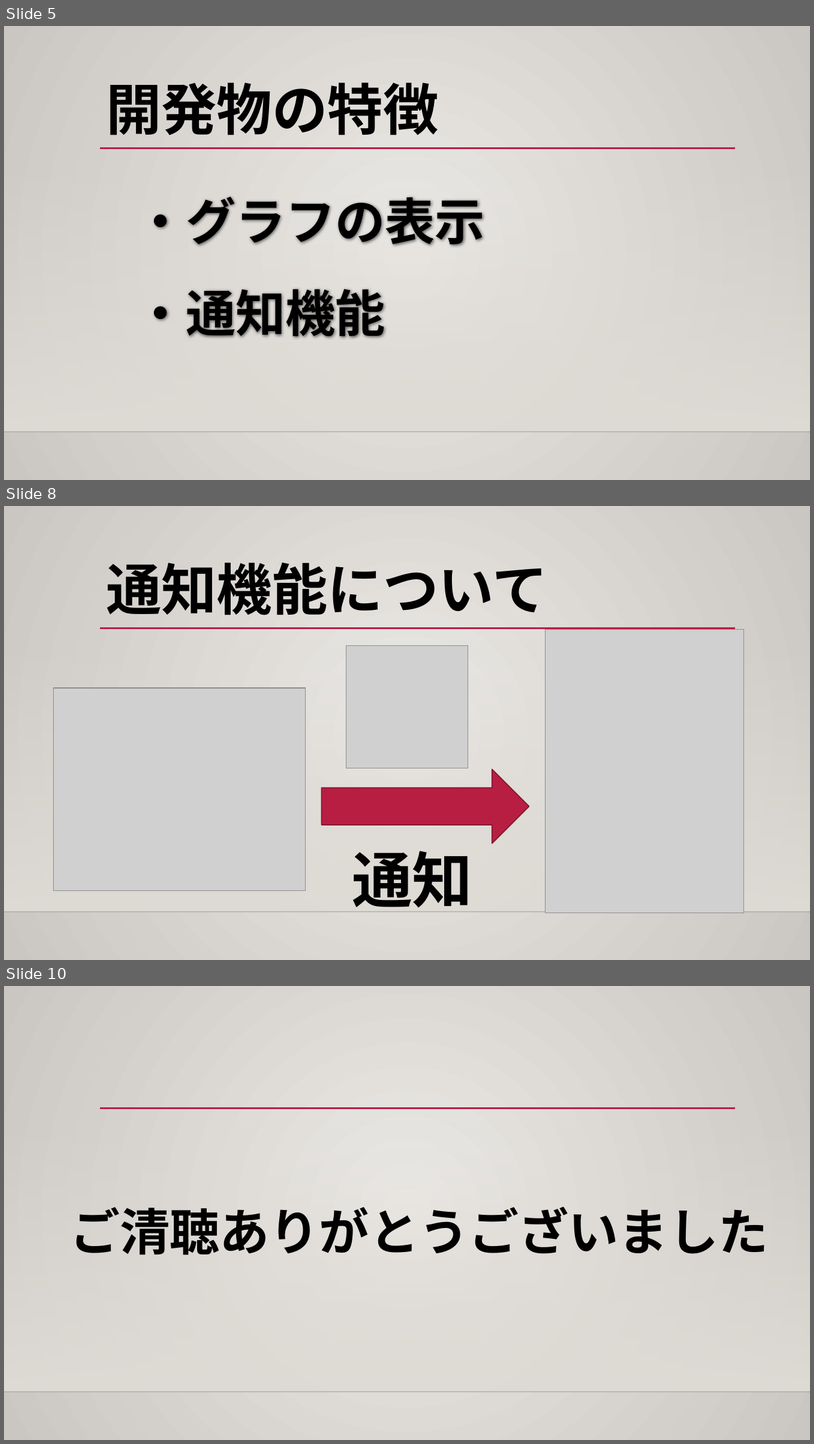
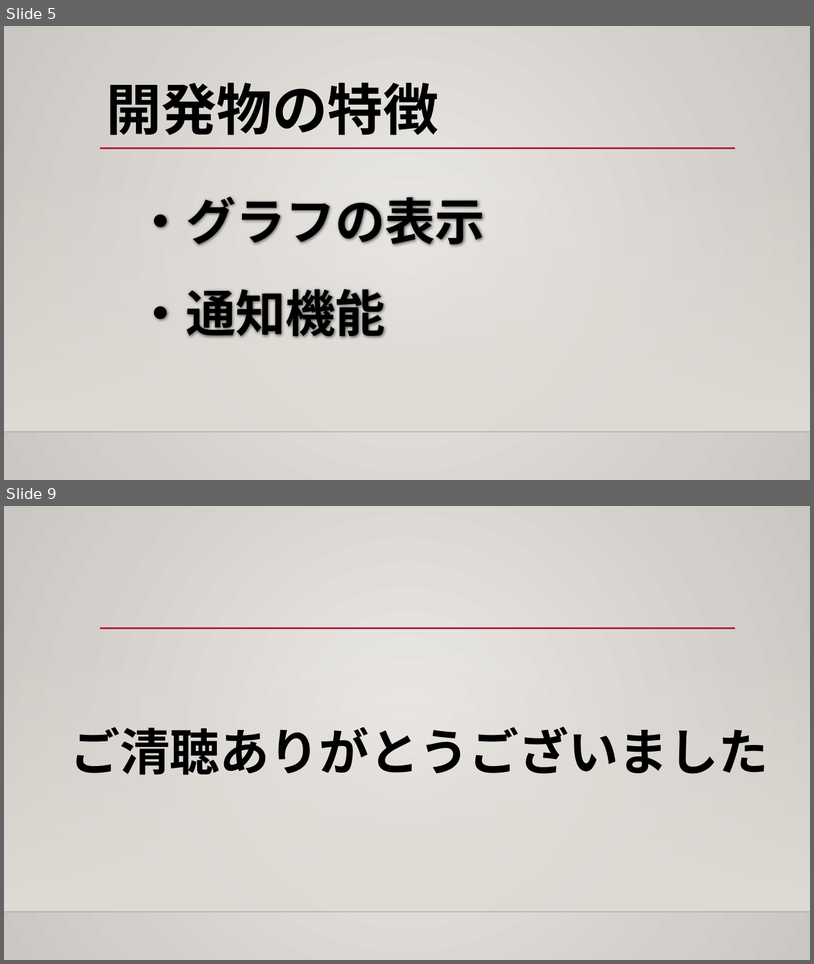
Before and after one commit to ShunjiYamamoto/groupA, a slide deck: 9.発表資料/グループディスカッション_グループA.pptx. Shown one above the other, each under a label of ours: slides 5, 8 and 10 before the commit, slides 5 and 9 after it; the slides between them are not shown. The pictures are 814x1444 and 814x964 pixels, drawn with LibreOffice and Linux fonts; fonts in the diff are those of the drawing; grey boxes stand for pictures; background and template pictures are left out. Boxes give left, top, right and bottom in pixels: in the first picture for what was removed or moved away, otherwise in the second. Text is boxed around its words. In the diff, an @@ line names an element or a change of style, - is before the commit and + after.

```diff
--- a/9.発表資料/グループディスカッション_グループA.pptx
+++ b/9.発表資料/グループディスカッション_グループA.pptx
@@ slide 8 removed at box(4, 506, 810, 960), background gradient #ECEAE7 to #CAC7C1; not listed: 3 template elements that a slide beside it also shows @@
@@ title removed at box(106, 562, 548, 615) @@
-通知機能について
@@ picture removed at box(545, 630, 744, 913) @@
@@ picture removed at box(347, 646, 468, 768) @@
@@ picture removed at box(54, 688, 306, 890) @@
@@ right arrow removed at box(321, 769, 529, 843) @@
@@ text removed at box(352, 850, 473, 912) @@
-通知
@@ what was slide 10 is now slide 9 @@
```
Also in this commit, not shown: 1 slide changed, 2 slides added, 4 other slides removed, 1 other file.
